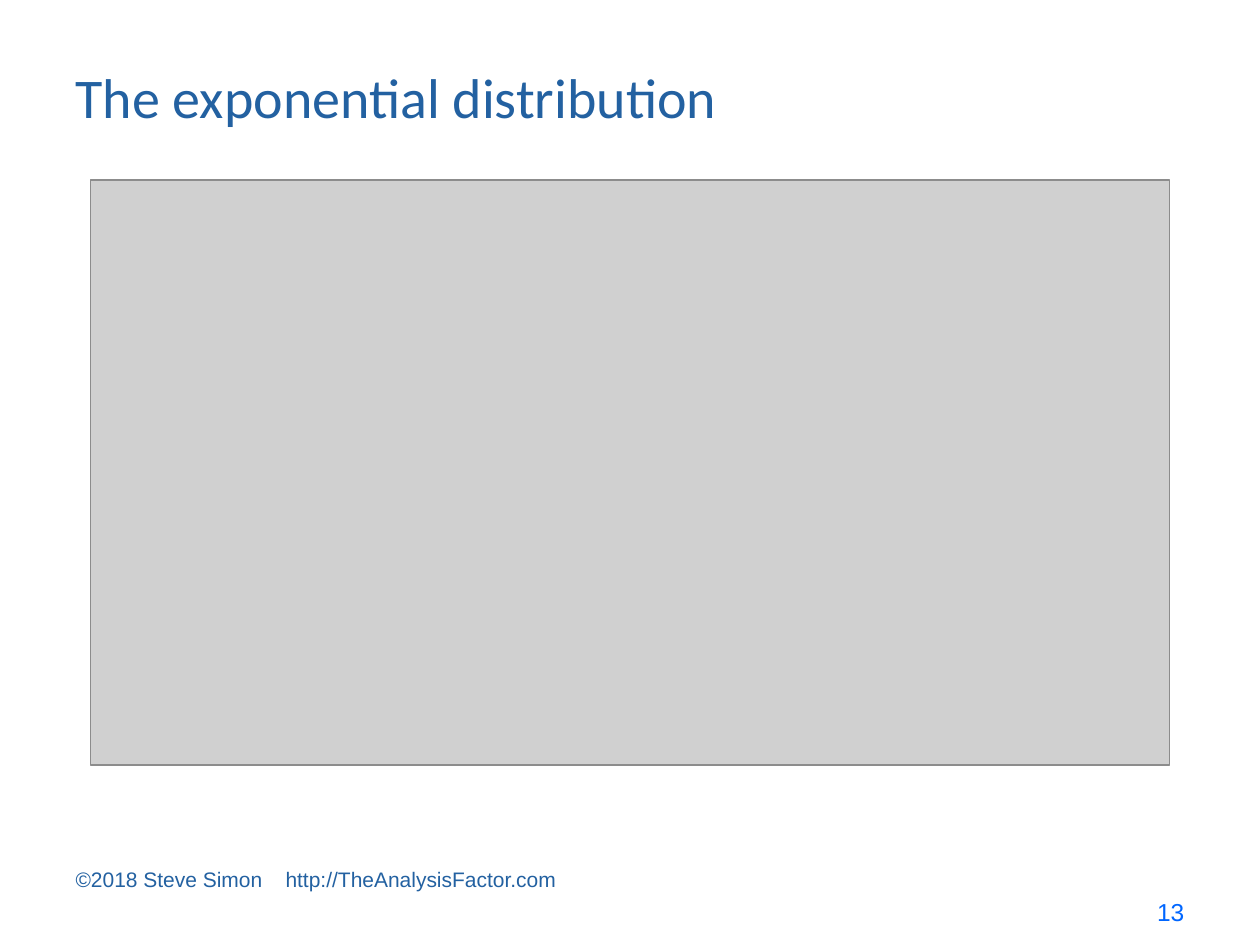
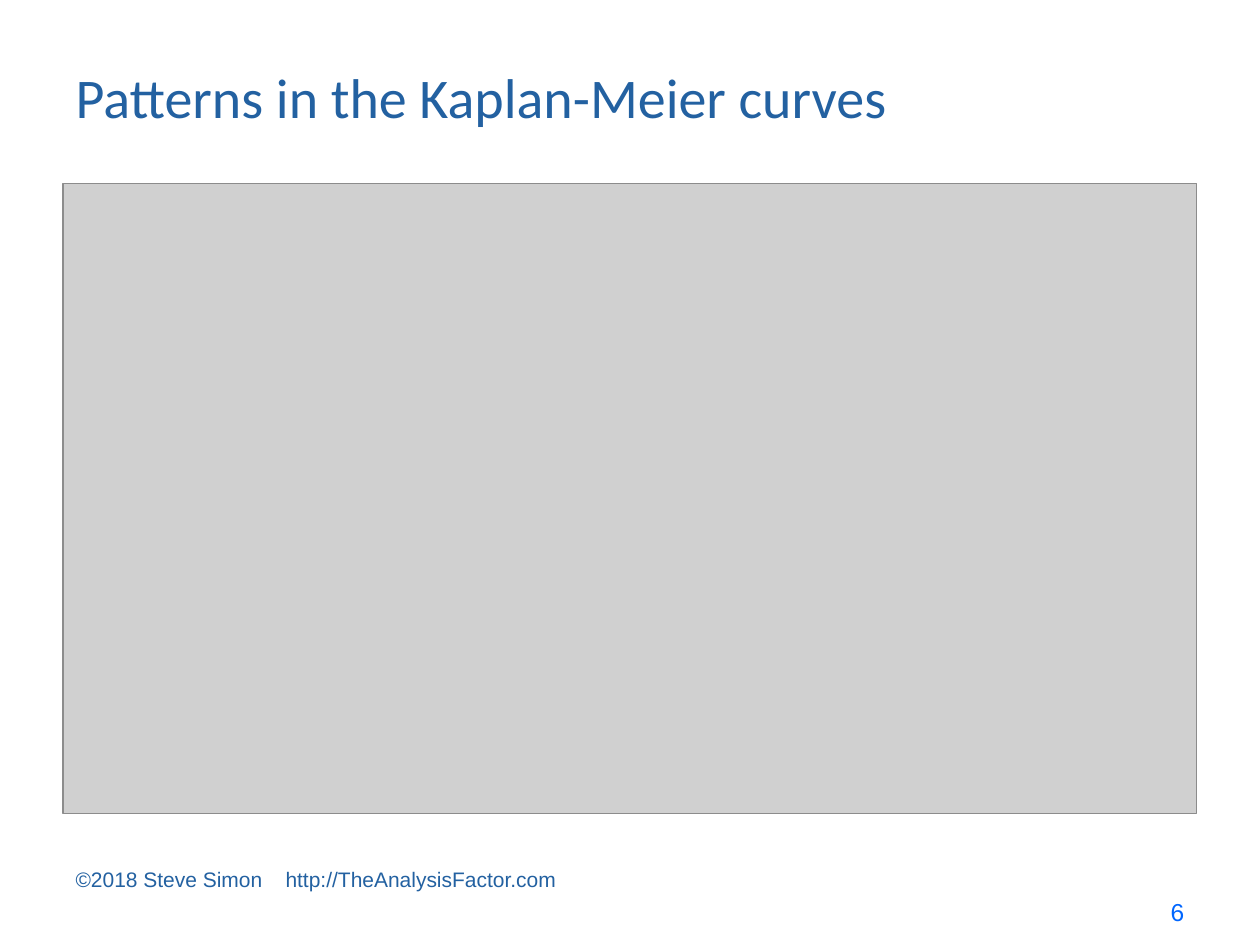
Before and after one commit to pmean/survival-models, a slide deck: slide 6 of bin/survival lecture 6.pptx (slide 13 before the commit). Drawn at 1260x945 pixels with LibreOffice and Linux fonts; fonts in the diff are those of the drawing; grey boxes stand for pictures. Boxes give left, top, right and bottom in pixels: in the first picture for what was removed or moved away, otherwise in the second. Text is boxed around its words. In the diff, an @@ line names an element or a change of style, - is before the commit and + after.

```diff
--- a/bin/survival lecture 6.pptx
+++ b/bin/survival lecture 6.pptx
@@ title at <box>76,79,887,127</box>: text changed @@
-The exponential distribution
+Patterns in the Kaplan-Meier curves
@@ picture: place and size @@
-picture at <box>91,180,1169,766</box>
+picture at <box>63,184,1197,814</box>
@@ page number at <box>1171,904,1185,922</box>: text changed @@
-13
+6
```
Also in this commit, not shown: 15 other slides changed, 13 slides removed, 2 other files.
